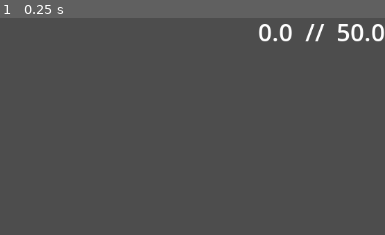
Above: before the commit, frame 1.
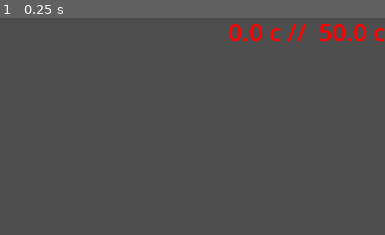
Above: after the commit, the same moment.

Repository: MLisanti/moonbrew_shop
Game: Godot game, scene res://scene/main.tscn
Two runs of this game, one before a commit and one after it. Both use one fixed random seed, a clock stepped at 60 frames per second and the inputs below.
Inputs:
- Up to frame 1 (0.25 s): no input
The pictures show only the part of the screen within x 50-100%, y 0-50%; the shares and areas given below are measured in that part.

The runs differ from the first frame. In frame 1, 1.8% of the frame differs, in the area x 59-100%, y 2-12%.

Commit message:
modifiche su obiettivo gioco (guadagno minimo)

Diff:
--- a/project.godot
+++ b/project.godot
@@ -22,6 +22,11 @@
 "events": [Object(InputEventMouseButton,"resource_local_to_scene":false,"resource_name":"","device":-1,"window_id":0,"a …(253 unchanged characters)…
 ]
 }
+conferma={
+"deadzone": 0.2,
+"events": [Object(InputEventKey,"resource_local_to_scene":false,"resource_name":"","device":-1,"window_id":0,"alt_pressed":false,"shift_pressed":false,"ctrl_pressed":false,"meta_pressed":false,"pressed":false,"keycode":0,"physical_keycode":32,"key_label":0,"unicode":32,"location":0,"echo":false,"script":null)
+]
+}
 
 [physics]
 
--- a/scene/main.gd
+++ b/scene/main.gd
@@ -10,13 +10,18 @@
 var _livello = 1
 var _clienti_mancanti_prossimo_livello = 0
 
-func set_level_variables(livello:int) -> Dictionary:
+enum statiLivello {IN_CORSO, FINITO, GAME_OVER}
+var statoLivello:statiLivello = statiLivello.IN_CORSO
+
+func imposta_variabili_livello(livello:int) -> Dictionary:
 	var dict:Dictionary = { "potionElements": 2, "clientElements": 2, "goalPrice": 200.0 }
 	match livello:
 		1: dict = { "potionElements": 1, "clientElements": 1, "goalPrice": 50.0 }
-		2: dict = { "potionElements": 2, "clientElements": 2, "goalPrice": 100.0 }
+		2: dict = { "potionElements": 2, "clientElements": 1, "goalPrice": 100.0 }
 		3: dict = { "potionElements": 2, "clientElements": 2, "goalPrice": 150.0 }
-		_: dict = { "potionElements": 2, "clientElements": 2, "goalPrice": 150.0 }
+		4: dict = { "potionElements": 2, "clientElements": 3, "goalPrice": 150.0 }
+		5: dict = { "potionElements": 3, "clientElements": 3, "goalPrice": 200.0 }
+		_: dict = { "potionElements": 3, "clientElements": 3, "goalPrice": 200.0 }
 	return dict
 
 func rand_price():
@@ -25,12 +30,28 @@
 
 # Called when the node enters the scene tree for the first time.
 func _ready():
+	cambia_stato_livello(statiLivello.IN_CORSO)
 	imposta_livello(1)
 
+func _process(_delta):
+	if(statoLivello == statiLivello.FINITO and Input.is_action_just_released("conferma")):
+		if(moneyGain < moneyGoal):
+			cambia_stato_livello(statiLivello.GAME_OVER)
+		else:
+			cambia_stato_livello(statiLivello.IN_CORSO)
+			_livello += 1
+			imposta_livello(_livello)
+
+	if(statoLivello == statiLivello.GAME_OVER and Input.is_action_just_released("conferma")):
+		cambia_stato_livello(statiLivello.IN_CORSO)
+		_livello = 1
+		imposta_livello(_livello)
+
 func imposta_livello(livello):
-	var levelVar: Dictionary = set_level_variables(livello)
+	var levelVar: Dictionary = imposta_variabili_livello(livello)
 	var nElementi = levelVar["potionElements"]
 	var nMalattie = levelVar["clientElements"]
+	moneyGain = 0
 	moneyGoal = levelVar["goalPrice"]
 
 	ui_update()
@@ -92,8 +113,37 @@
 	_clienti_mancanti_prossimo_livello -= 1
 
 	if(_clienti_mancanti_prossimo_livello == 0):
-		_livello += 1
-		imposta_livello(_livello)
+		cambia_stato_livello(statiLivello.FINITO)
+
+
+@onready var controlCentroMessaggi:Control = $UI/centro
+
+func mostra_fine_livello():
+	controlCentroMessaggi.visible = true
+
+	$UI/centro/VBoxContainer/lblAzione.text = "Spazio per continuare"
+	if(moneyGain < moneyGoal):
+		$UI/centro/VBoxContainer/lblMessaggio.text = "Non sei riuscita a guadagnare il minimo..."
+	else:
+		$UI/centro/VBoxContainer/lblMessaggio.text = "Hai guadagnato abbastanza!"
+
+func mostra_game_over():
+	controlCentroMessaggi.visible = true
+	$UI/centro/VBoxContainer/lblAzione.text = "Spazio per continuare"
+	$UI/centro/VBoxContainer/lblMessaggio.text = "Sei andata in bancarotta"
+
+func cambia_stato_livello (nuovoStato:statiLivello):
+	var precedente = statoLivello
+	statoLivello = nuovoStato
+
+	if(nuovoStato == statiLivello.IN_CORSO):
+		controlCentroMessaggi.visible = false
+
+	if(precedente == statiLivello.IN_CORSO and nuovoStato == statiLivello.FINITO):
+		mostra_fine_livello()
+
+	if(precedente == statiLivello.FINITO and nuovoStato == statiLivello.GAME_OVER):
+		mostra_game_over()
 
 func crea_pozione(indice:int, elementi:String, prezzo:float, posizione:Vector2):
 	var nodoPozione:Node2D = _scena_pozione.instantiate()
@@ -128,4 +178,10 @@
 	pass
 
 func ui_update():
-	$UI/sopra/VBoxContainer/lbl_money_goal.text = str(moneyGain) + "  //  " + str(moneyGoal)
+	var lblMoney:Control = $UI/sopra/VBoxContainer/lbl_money_goal
+
+	lblMoney.text = str(moneyGain) + " c //  " + str(moneyGoal) + " c"
+	if(moneyGain < moneyGoal):
+		lblMoney.set("theme_override_colors/font_color", Color.RED)
+	else:
+		lblMoney.set("theme_override_colors/font_color", Color.WHITE)
--- a/scene/main.tscn
+++ b/scene/main.tscn
@@ -46,7 +46,6 @@
 layout_mode = 2
 
 [node name="centro" type="MarginContainer" parent="UI" unique_id=630878326]
-visible = false
 anchors_preset = 14
 anchor_top = 0.5
 anchor_right = 1.0
@@ -64,4 +63,10 @@
 text = "Hai passato il round!"
 horizontal_alignment = 1
 
+[node name="lblAzione" type="Label" parent="UI/centro/VBoxContainer" unique_id=1343711622]
+layout_mode = 2
+theme_override_font_sizes/font_size = 31
+text = "Click per continuare"
+horizontal_alignment = 1
+
 [node name="helperElementi" parent="." unique_id=1343818349 instance=ExtResource("3_wp4xf")]
